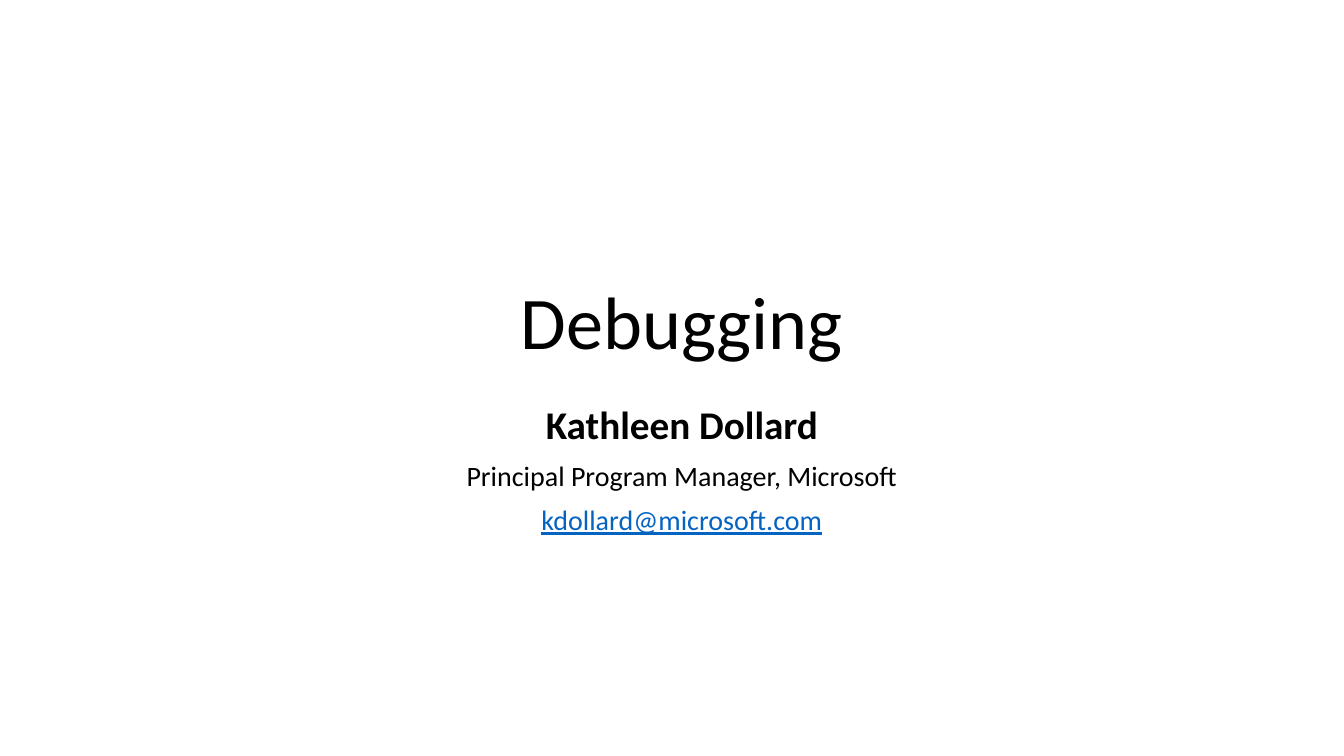
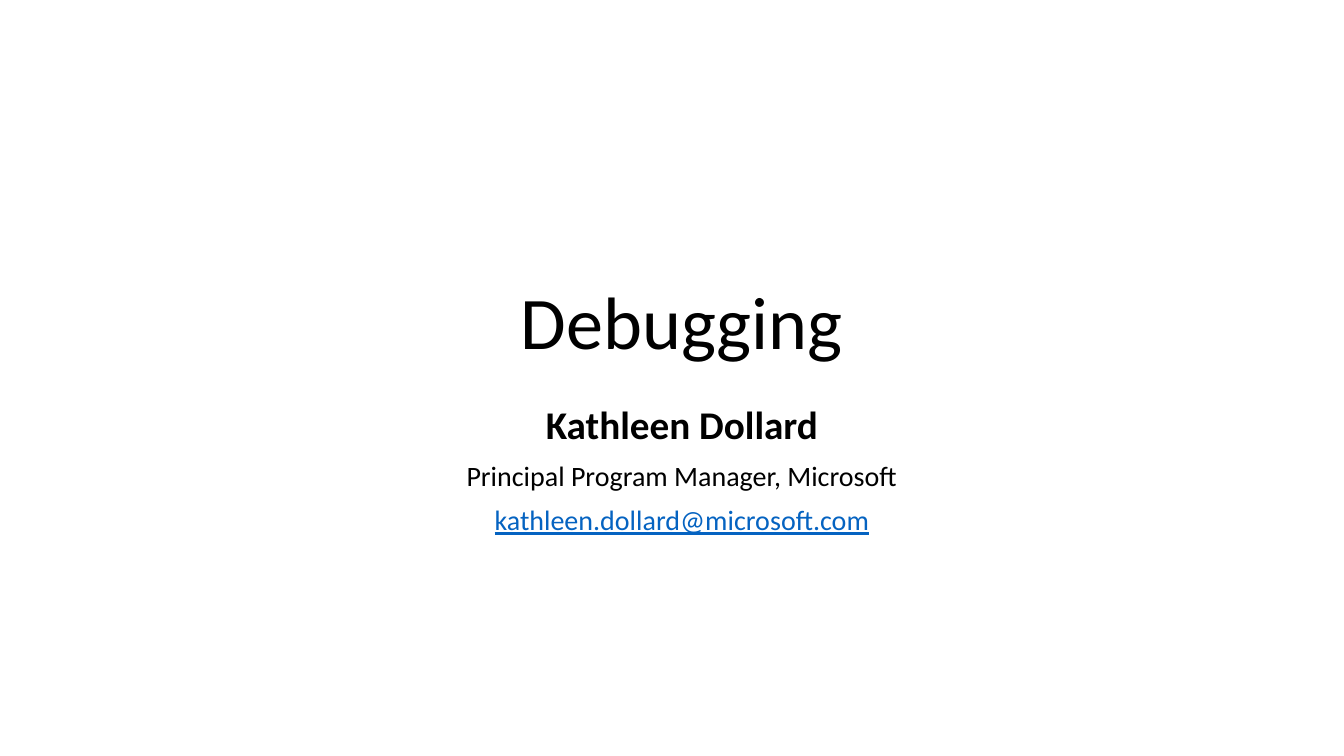
Before and after one commit to KathleenDollard/talks-debugging, a slide deck: slide 1 of Debugging.pptx. Drawn at 1344x756 pixels with LibreOffice and Linux fonts; fonts in the diff are those of the drawing. Boxes give left, top, right and bottom in pixels: in the first picture for what was removed or moved away, otherwise in the second. Text is boxed around its words. In the diff, an @@ line names an element or a change of style, - is before the commit and + after.

```diff
--- a/Debugging.pptx
+++ b/Debugging.pptx
@@ subtitle at (x1=495, y1=510, x2=869, y2=535): text changed @@
-kdollard@microsoft.com
+kathleen.dollard@microsoft.com
```
Also in this commit, not shown: 1 other slide changed, 1 slide added, 3 other files.
